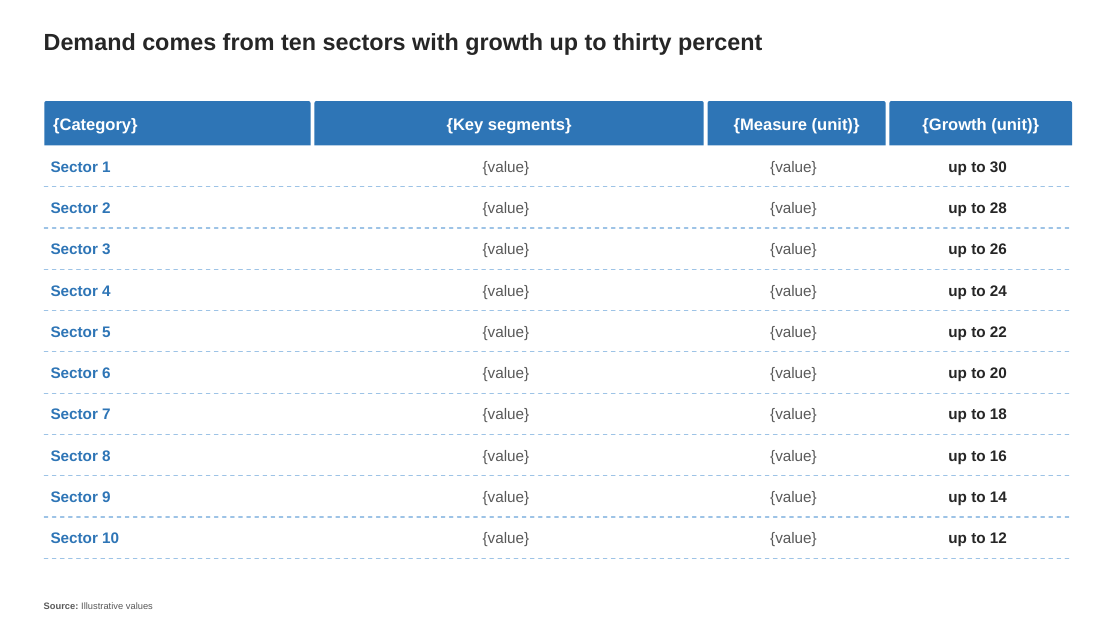
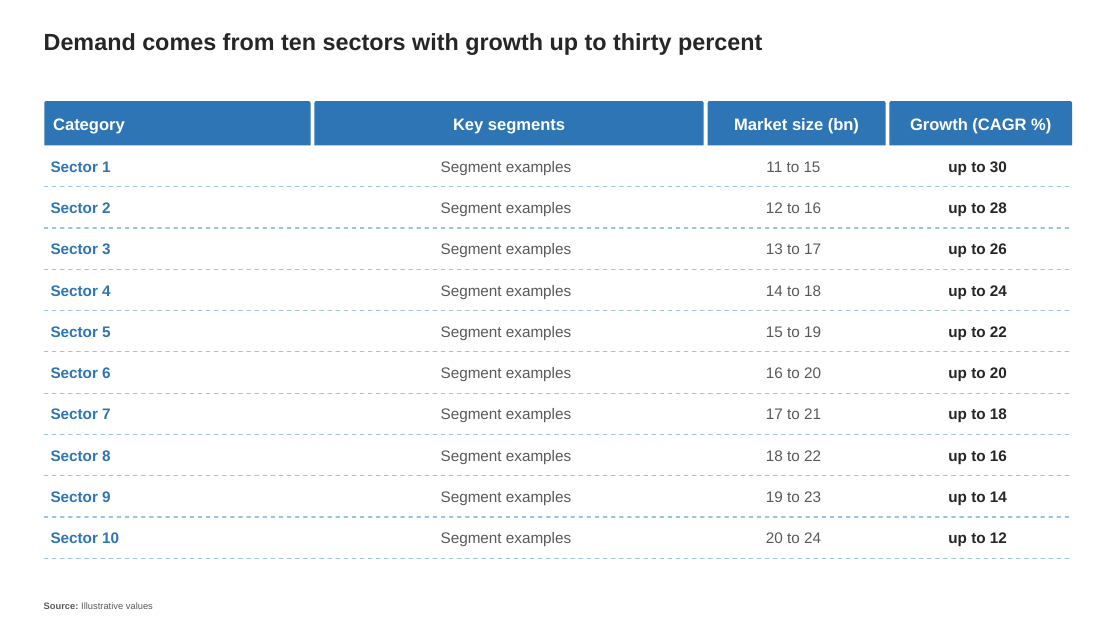
Before and after one commit to hadrien-cordier/sliding, a slide deck: slide 7 of examples/demo-templates/deck.pptx (slide 6 before the commit). Drawn at 1120x630 pixels with LibreOffice and Linux fonts; fonts in the diff are those of the drawing. Boxes give left, top, right and bottom in pixels: in the first picture for what was removed or moved away, otherwise in the second. Text is boxed around its words. In the diff, an @@ line names an element or a change of style, - is before the commit and + after.

```diff
--- a/examples/demo-templates/deck.pptx
+++ b/examples/demo-templates/deck.pptx
@@ text in round same rect at [53,118,125,133]: text changed @@
-{Category}
+Category
@@ text in round same rect at [453,118,565,133]: text changed @@
-{Key segments}
+Key segments
@@ text in round same rect at [734,118,859,133]: text changed @@
-{Measure (unit)}
+Market size (bn)
@@ text in round same rect at [910,118,1026,133]: text changed @@
-{Growth (unit)}
+Growth (CAGR %)
@@ text at [441,161,571,175]: text changed @@
-{value}
+Segment examples
@@ text at [766,161,821,172]: text changed @@
-{value}
+11 to 15
@@ text at [441,202,571,216]: text changed @@
-{value}
+Segment examples
@@ text at [766,202,821,213]: text changed @@
-{value}
+12 to 16
@@ text at [441,243,571,257]: text changed @@
-{value}
+Segment examples
@@ text at [766,243,821,254]: text changed @@
-{value}
+13 to 17
@@ text at [441,285,571,299]: text changed @@
-{value}
+Segment examples
@@ text at [766,285,821,296]: text changed @@
-{value}
+14 to 18
@@ text at [441,326,571,340]: text changed @@
-{value}
+Segment examples
@@ text at [766,326,821,337]: text changed @@
-{value}
+15 to 19
@@ text at [441,367,571,381]: text changed @@
-{value}
+Segment examples
@@ text at [766,367,821,378]: text changed @@
-{value}
+16 to 20
@@ text at [441,408,571,422]: text changed @@
-{value}
+Segment examples
@@ text at [766,408,821,419]: text changed @@
-{value}
+17 to 21
@@ text at [441,450,571,464]: text changed @@
-{value}
+Segment examples
@@ text at [766,450,821,461]: text changed @@
-{value}
+18 to 22
@@ text at [441,491,571,505]: text changed @@
-{value}
+Segment examples
@@ text at [766,491,821,502]: text changed @@
-{value}
+19 to 23
@@ text at [441,532,571,546]: text changed @@
-{value}
+Segment examples
@@ text at [766,532,821,543]: text changed @@
-{value}
+20 to 24
```
Also in this commit, not shown: 4 other slides changed, 1 slide added, 11 other files.
